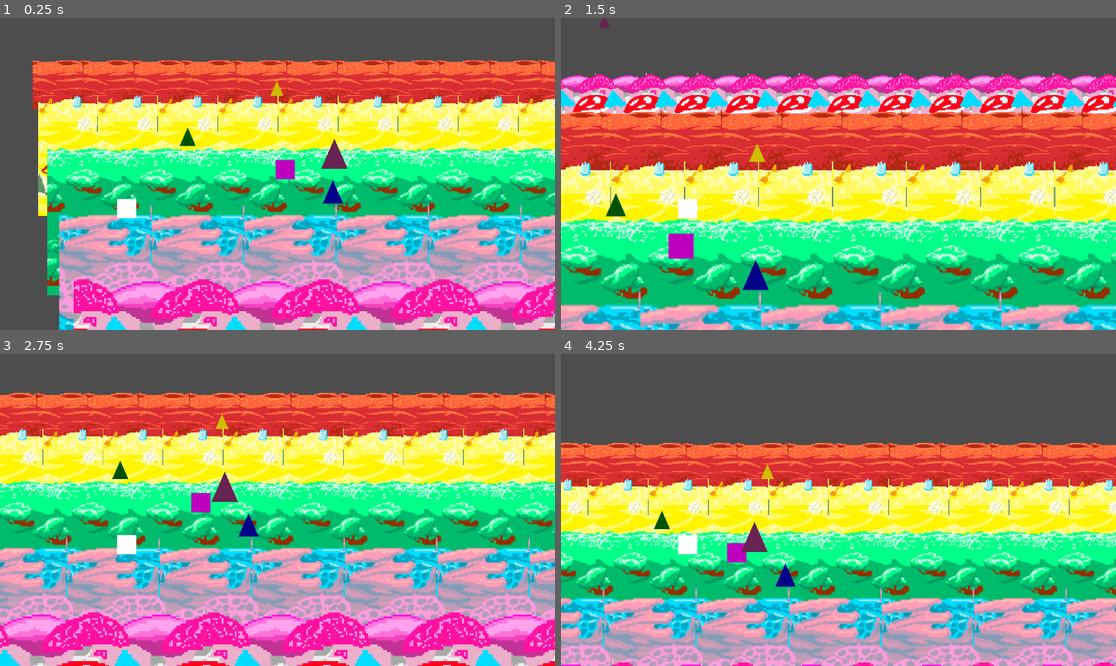
Above: before the commit, frames 1-4 (two rows, left to right).
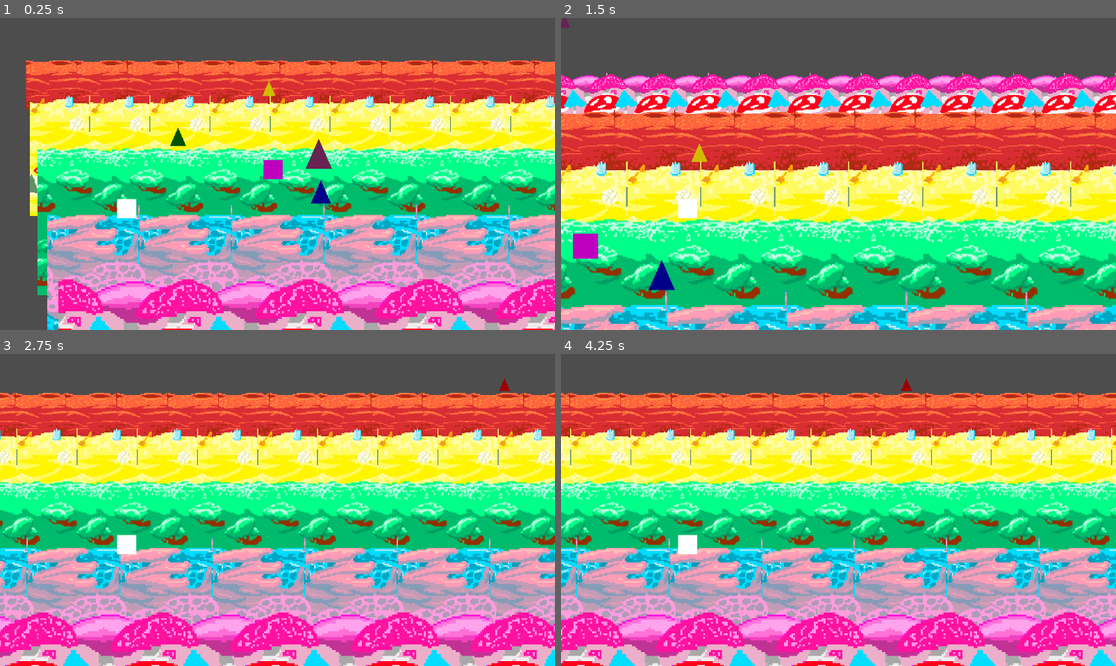
Above: after the commit, the same moments.

Repository: thomasWkr/pogoland
Game: Godot game, scene res://Main.tscn
Same seed, same stepped clock (60 frames per second), same inputs: the game is played once before the commit and once after it. Sound files missing from this copy of the repository are replaced by a short silence.
Inputs:
- Up to frame 1 (0.25 s): no input
- Up to frame 2 (1.5 s): tap Right (Drop Player) at 0.6 s; tap Up (jump) at 0.77 s; tap Left (Lift Player) at 0.8, 1.35 s
- Up to frame 3 (2.75 s): tap Up (jump) at 1.52 s; tap Right (Drop Player) at 1.55, 2.1 s; tap Left (Lift Player) at 2.3 s
- Up to frame 4 (4.25 s): tap Left (Lift Player) at 2.85, 3.8 s; tap Up (jump) at 3.02, 3.77 s; tap Right (Drop Player) at 3.05, 3.6 s

The runs differ from the first frame. In frame 1, 46% of the frame differs, in the area x 4-100%, y 12-100%; in frame 2, 47%; in frame 3, 59%; in frame 4, 85%, in the area x 0-100%, y 7-100%.

Commit message:
Music

Diff:
--- a/Main.tscn
+++ b/Main.tscn
@@ -58,8 +58,6 @@
 position = Vector2(-4, 121)
 scale = Vector2(1.3, 1.3)
 
-[node name="AudioStreamPlayer2D" type="AudioStreamPlayer2D" parent="."]
-
 [node name="Layer1" parent="." instance=ExtResource("2_15wjp")]
 unique_name_in_owner = true
 position = Vector2(2, -29)
--- a/Scenes/Characters/PC.tscn
+++ b/Scenes/Characters/PC.tscn
@@ -1,6 +1,7 @@
-[gd_scene load_steps=3 format=3 uid="uid://dfv2ftw51vnwq"]
+[gd_scene load_steps=4 format=3 uid="uid://dfv2ftw51vnwq"]
 
 [ext_resource type="Script" path="res://Scenes/Characters/pc.gd" id="1_nq6bv"]
+[ext_resource type="AudioStream" uid="uid://bipndfd4jcdjv" path="res://Assets/pogoland.ogg" id="2_8fyec"]
 
 [sub_resource type="RectangleShape2D" id="RectangleShape2D_wx0n2"]
 size = Vector2(40, 40)
@@ -19,3 +20,10 @@
 [node name="Camera2D" type="Camera2D" parent="."]
 unique_name_in_owner = true
 position = Vector2(333, -52)
+
+[node name="Theme" type="AudioStreamPlayer2D" parent="."]
+unique_name_in_owner = true
+stream = ExtResource("2_8fyec")
+autoplay = true
+
+[connection signal="finished" from="Theme" to="." method="_on_theme_finished"]
--- a/Scenes/Characters/pc.gd
+++ b/Scenes/Characters/pc.gd
@@ -6,12 +6,12 @@
 @onready var parallax_layer2 = %ParallaxLayer2
 @onready var parallax_layer3 = %ParallaxLayer3
 @onready var parallax_layer4 = %ParallaxLayer4
+@onready var theme_player = %Theme
 
 var initial_position = 0
 var can_pogo = false
 var got_hit = false
 var bird = ''
-
 
 # Screenshake variables
 var shake_magnitude = 10  # Default shake intensity
@@ -20,7 +20,7 @@
 var original_camera_position = Vector2()
 
 
-const SPEED = 300.0
+const SPEED = 400.0
 const JUMP_VELOCITY = -600.0
 const GRAVITY = 1100.0
 const ASCEND_MULTIPLIER = 1.6  # Controls the ascend speed (higher = faster)
@@ -84,7 +84,7 @@
 	move_and_slide()
 
 func drop_player() -> void:
-	var layer1 = main_scene.get_child(4)
+	var layer1 = main_scene.get_child(3)
 	var layer2 = parallax_layer.get_child(0)
 	var layer3 = parallax_layer2.get_child(0)
 	var layer4 = parallax_layer3.get_child(0)
@@ -112,7 +112,7 @@
 
 
 func lift_player() -> void:
-	var layer1 = main_scene.get_child(4)
+	var layer1 = main_scene.get_child(3)
 	var layer2 = parallax_layer.get_child(0)
 	var layer3 = parallax_layer2.get_child(0)
 	var layer4 = parallax_layer3.get_child(0)
@@ -146,3 +146,7 @@
 
 func reload_scene() -> void:
 	get_tree().reload_current_scene()
+
+func _on_theme_finished() -> void:
+	theme_player.play(1.33)
+	pass # Replace with function body.
--- a/Scenes/Objects/Layer1.tscn
+++ b/Scenes/Objects/Layer1.tscn
@@ -62,6 +62,7 @@
 position = Vector2(449, -90)
 
 [node name="TileMapLayer" type="TileMapLayer" parent="."]
+texture_filter = 1
 scale = Vector2(3, 3)
 tile_map_data = PackedByteArray("AAAAAAAAAAAQAAAAAAAAAAEAAAAQAAEAAAAAAAIAAAAQAAIAAAAAAAMAAAAQAAMAAAABAAAAAAARAAAAAAABAA …(10672 unchanged characters)…
 tile_set = SubResource("TileSet_r7k31")
Not shown, added: Assets/pogoland.ogg.import
Not shown, added: Assets/pogoland.ogg
